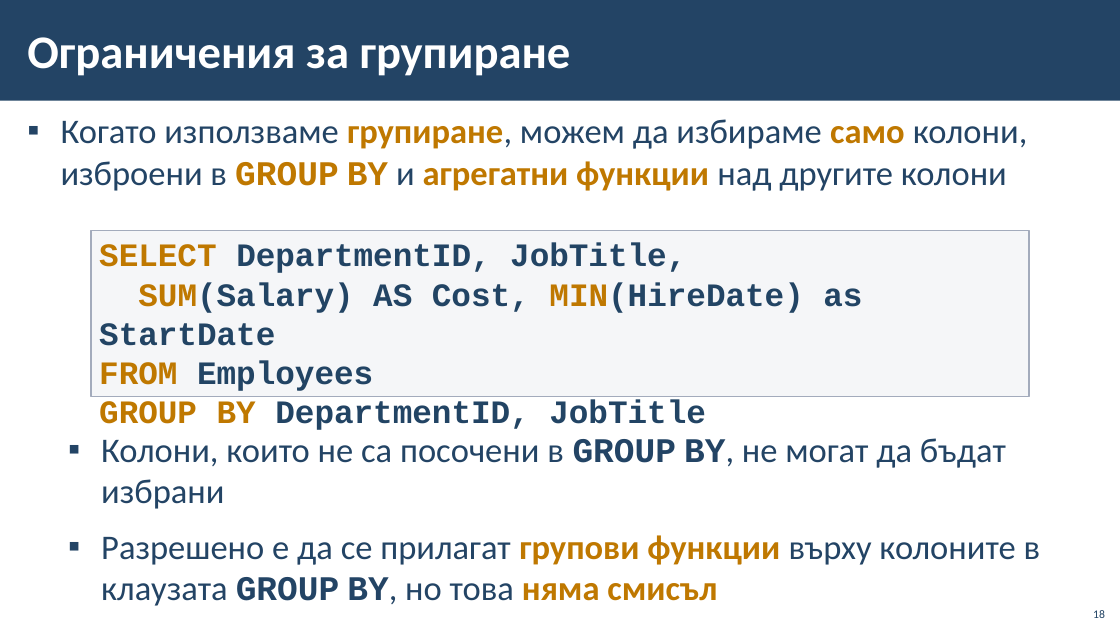
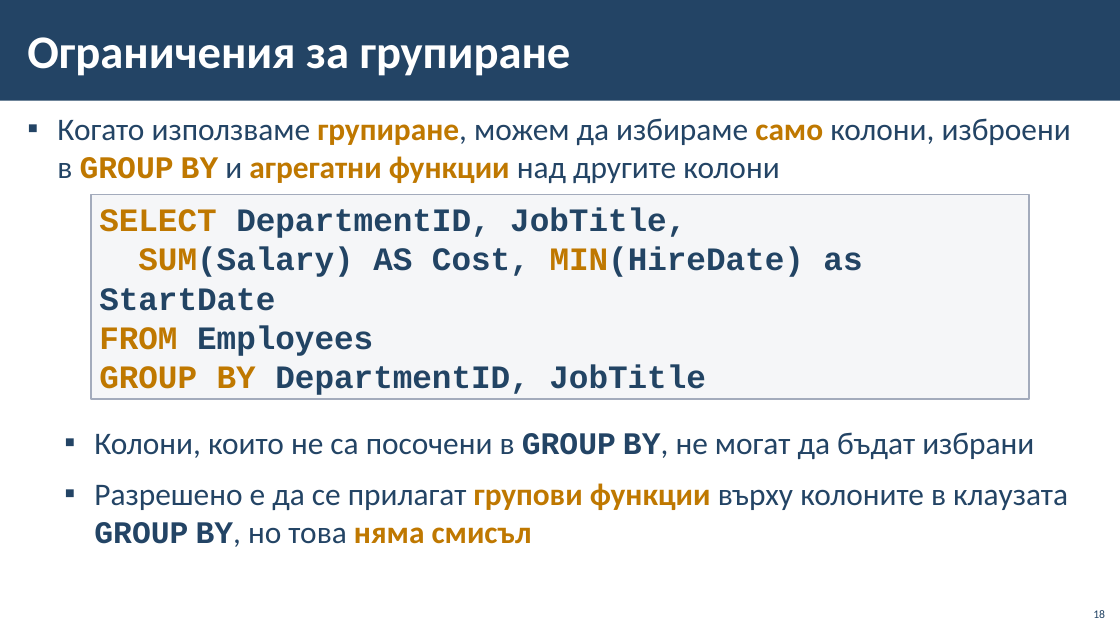
Before and after one commit to Ghostdog02/MSSQL, a slide deck: slide 18 of Theory/11-Group-and-Aggregate-Functions/11-Group-and-Aggregate-Functions.pptx. Drawn at 1120x630 pixels with LibreOffice and Linux fonts; fonts in the diff are those of the drawing; background and template pictures are left out. Boxes give left, top, right and bottom in pixels: in the first picture for what was removed or moved away, otherwise in the second. Text is boxed around its words. In the diff, an @@ line names an element or a change of style, - is before the commit and + after.

```diff
--- a/Theory/11-Group-and-Aggregate-Functions/11-Group-and-Aggregate-Functions.pptx
+++ b/Theory/11-Group-and-Aggregate-Functions/11-Group-and-Aggregate-Functions.pptx
@@ text "Когато използваме групиране, можем да ..." at [57, 118, 1071, 547]: size 29.6 to 26.9 pt; indent changed @@
@@ rectangle "SELECT DepartmentID, JobTitle,": place and size @@
-rectangle "SELECT DepartmentID, JobTitle," at [91, 230, 1029, 397]
+rectangle "SELECT DepartmentID, JobTitle," at [91, 195, 1029, 399]
```
Also in this commit, not shown: 19 other slides changed, 6 other files.
